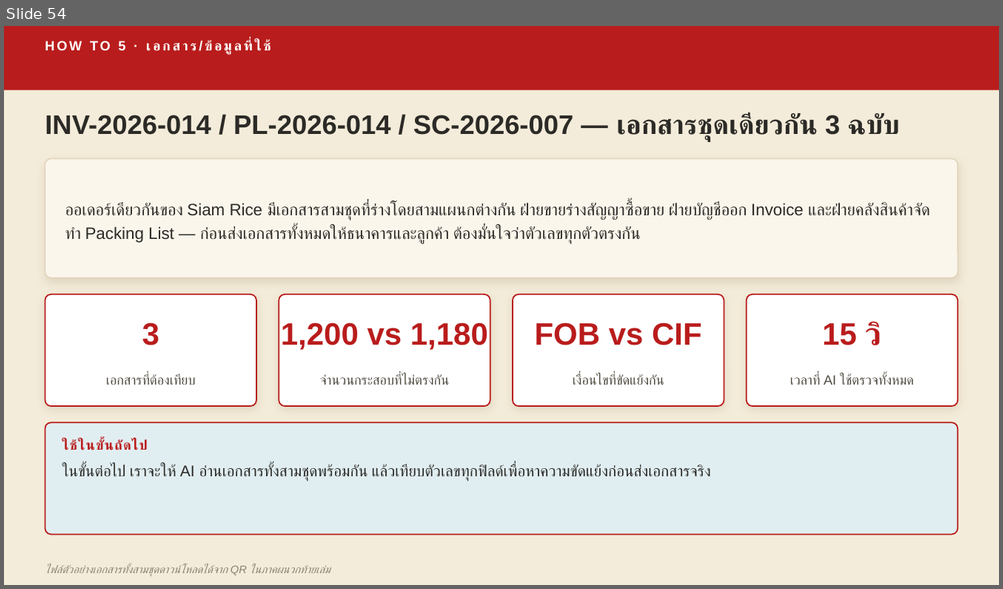
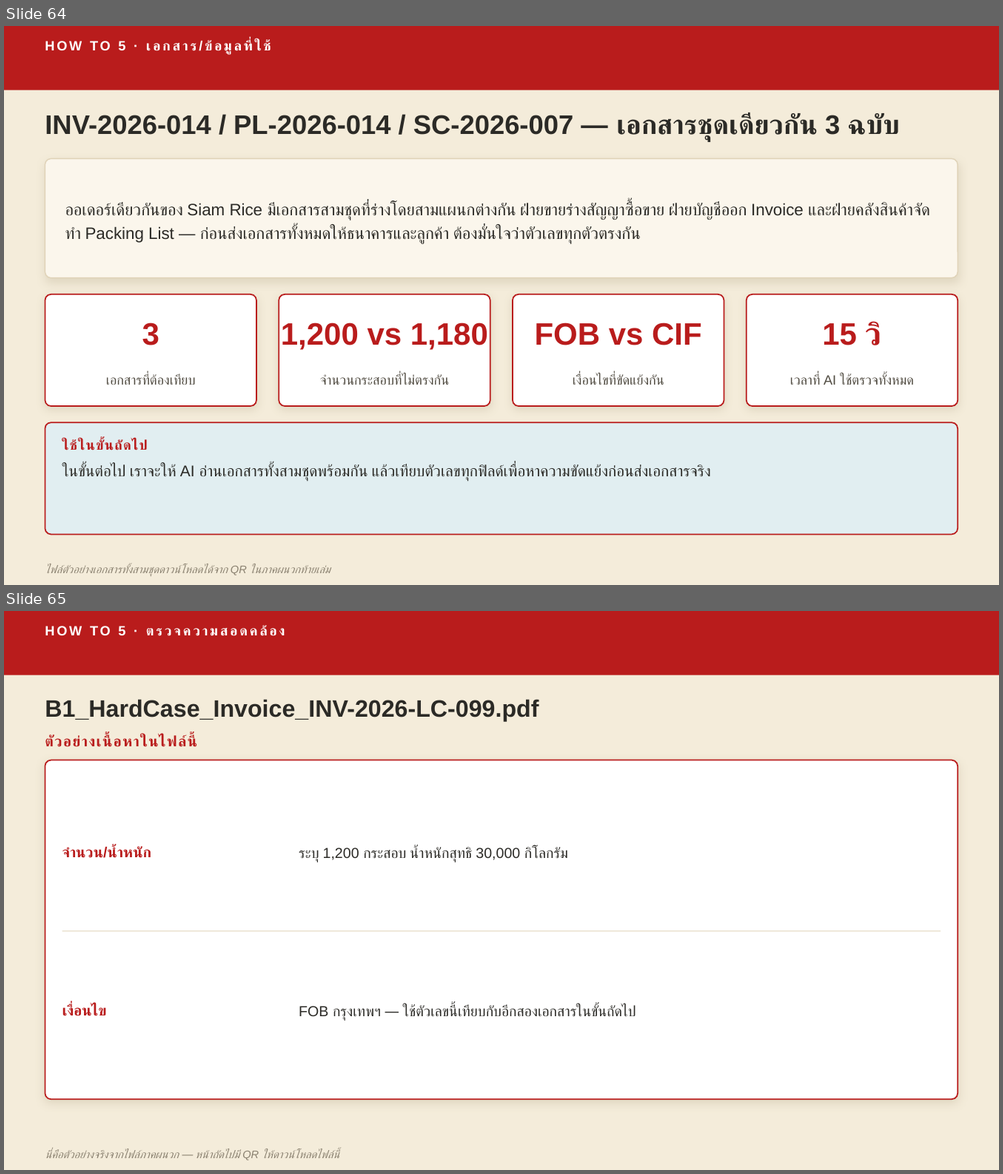
Before and after one commit to skunpoj/krungsri, a slide deck: deck/out3.pptx. Shown one above the other, each under a label of ours: slide 54 before the commit, slides 64 and 65 after it. The pictures are 1003x589 and 1003x1174 pixels, drawn with LibreOffice and Linux fonts; fonts in the diff are those of the drawing. Boxes give left, top, right and bottom in pixels: in the first picture for what was removed or moved away, otherwise in the second. Text is boxed around its words. In the diff, an @@ line names an element or a change of style, - is before the commit and + after.

```diff
--- a/deck/out3.pptx
+++ b/deck/out3.pptx
@@ slide 65 added at <box>4,611,999,1170</box>, background #F4ECDA @@
@@ rectangle added at <box>4,611,999,675</box>, fill #B91C1C @@
@@ text added at <box>118,626,125,635</box>, 13 pt, text #FFFFFF, bold @@
+HOW TO 5 · ตรวจความสอดคล้อง
@@ text added at <box>45,699,538,722</box>, 23 pt, text #2B2A26, bold @@
+B1_HardCase_Invoice_INV-2026-LC-099.pdf
@@ text added at <box>45,735,194,747</box>, 14 pt, text #B91C1C, bold @@
+ตัวอย่างเนื้อหาในไฟล์นี้
@@ rounded rectangle added at <box>45,760,958,1099</box>, fill #FFFFFF, outline #B91C1C 1.25 pt @@
@@ text added at <box>62,846,152,858</box>, 14 pt, text #B91C1C, bold @@
+จำนวน/น้ำหนัก
@@ text added at <box>299,847,568,863</box>, 14 pt, text #2B2A26 @@
+ระบุ 1,200 กระสอบ น้ำหนักสุทธิ 30,000 กิโลกรัม
@@ line added from (62, 931) to (940, 931), #E0D3B8 0.75 pt @@
@@ text added at <box>62,1005,107,1017</box>, 14 pt, text #B91C1C, bold @@
+เงื่อนไข
@@ text added at <box>299,1005,635,1021</box>, 14 pt, text #2B2A26 @@
+FOB กรุงเทพฯ — ใช้ตัวเลขนี้เทียบกับอีกสองเอกสารในขั้นถัดไป
@@ text added at <box>45,1150,338,1161</box>, 10.5 pt, text #8A8170, italic @@
+นี่คือตัวอย่างจริงจากไฟล์ภาคผนวก — หน้าถัดไปมี QR ให้ดาวน์โหลดไฟล์นี้
@@ what was slide 54 is now slide 64 @@
```
Also in this commit, not shown: 19 other slides added, 2 other files.
